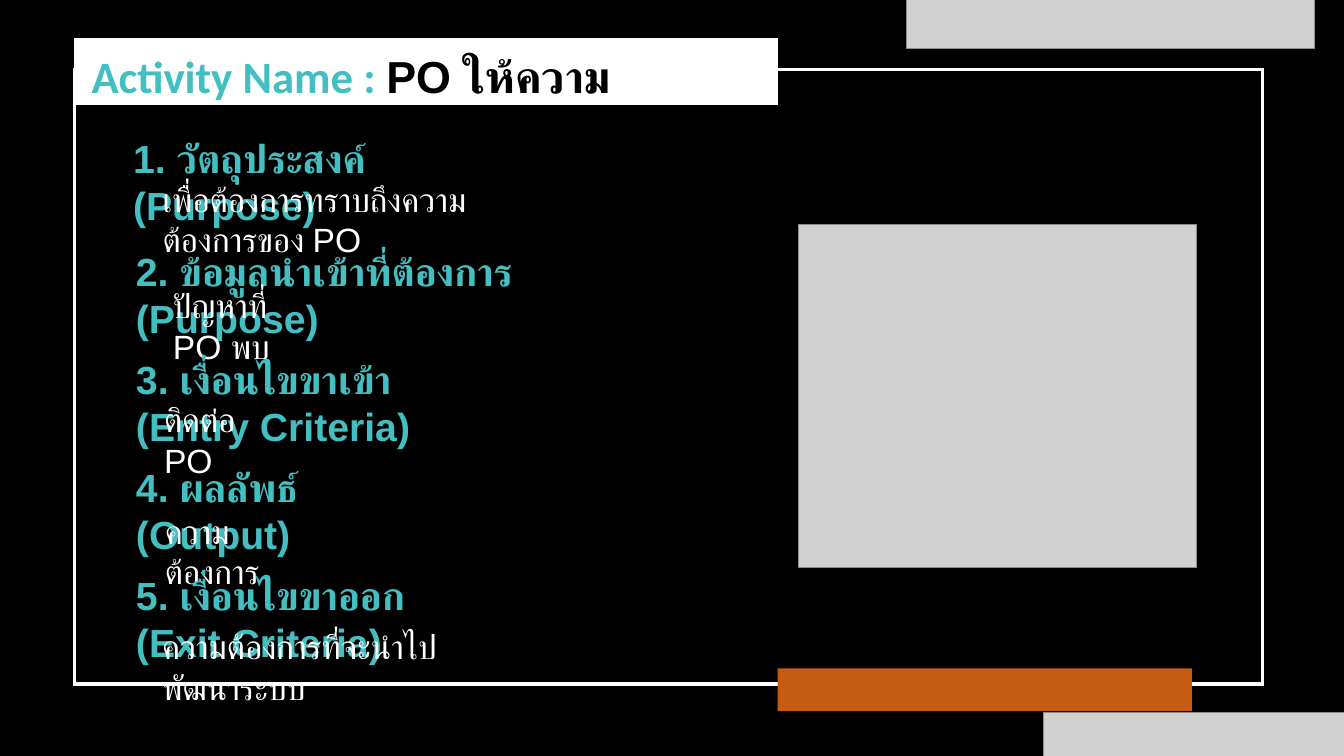
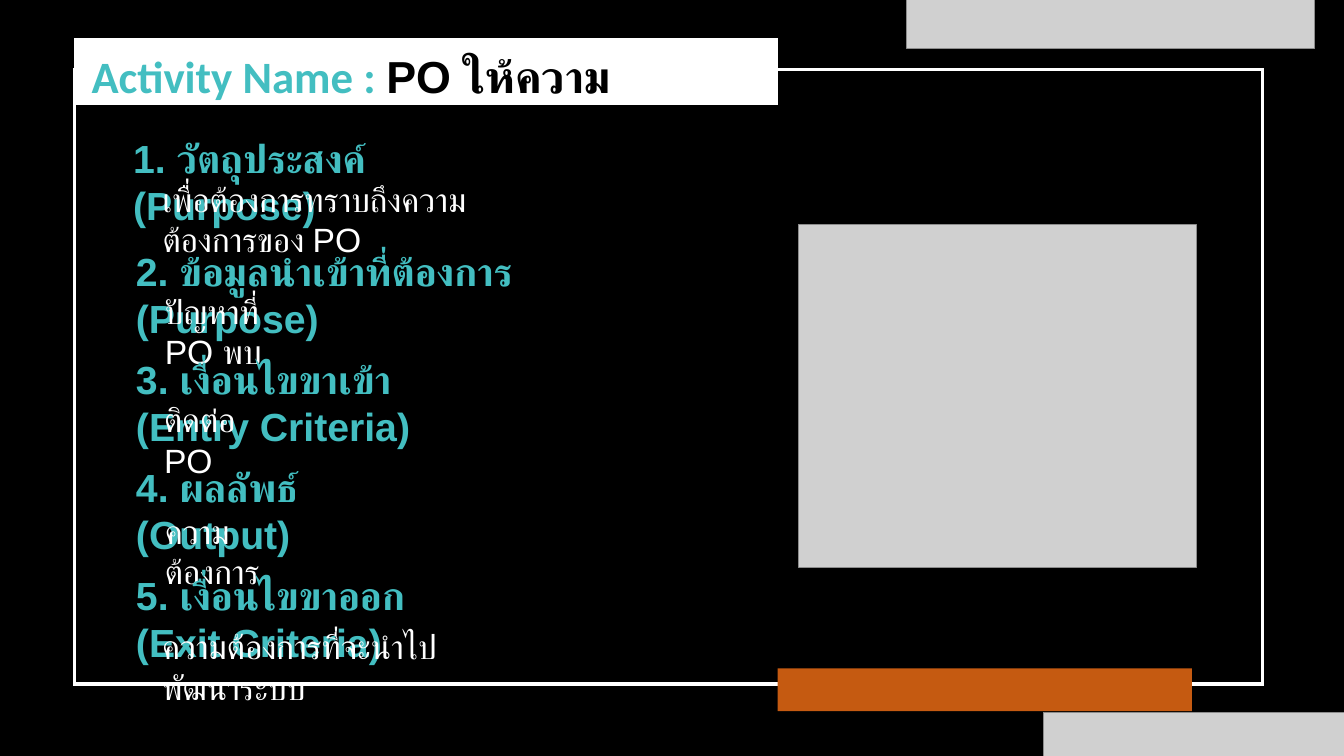
Before and after one commit to wirat0155/team4, a slide deck: slide 15 of แผนกลยุทธ์/V.1.3.1 [2021-07-17] แผนกลยุทธ์การพัฒนาซอฟต์แวร์.pptx. Drawn at 1344x756 pixels with LibreOffice and Linux fonts; fonts in the diff are those of the drawing; grey boxes stand for pictures. Boxes give left, top, right and bottom in pixels: in the first picture for what was removed or moved away, otherwise in the second. Text is boxed around its words. In the diff, an @@ line names an element or a change of style, - is before the commit and + after.

```diff
--- a/แผนกลยุทธ์/V.1.3.1 [2021-07-17] แผนกลยุทธ์การพัฒนาซอฟต์แวร์.pptx
+++ b/แผนกลยุทธ์/V.1.3.1 [2021-07-17] แผนกลยุทธ์การพัฒนาซอฟต์แวร์.pptx
@@ text "ปัญหาที่ PO พบ": place and size @@
-text "ปัญหาที่ PO พบ" at box(173, 292, 270, 368)
+text "ปัญหาที่ PO พบ" at box(165, 298, 262, 374)
```
Also in this commit, not shown: 13 other slides changed, 2 other files.
